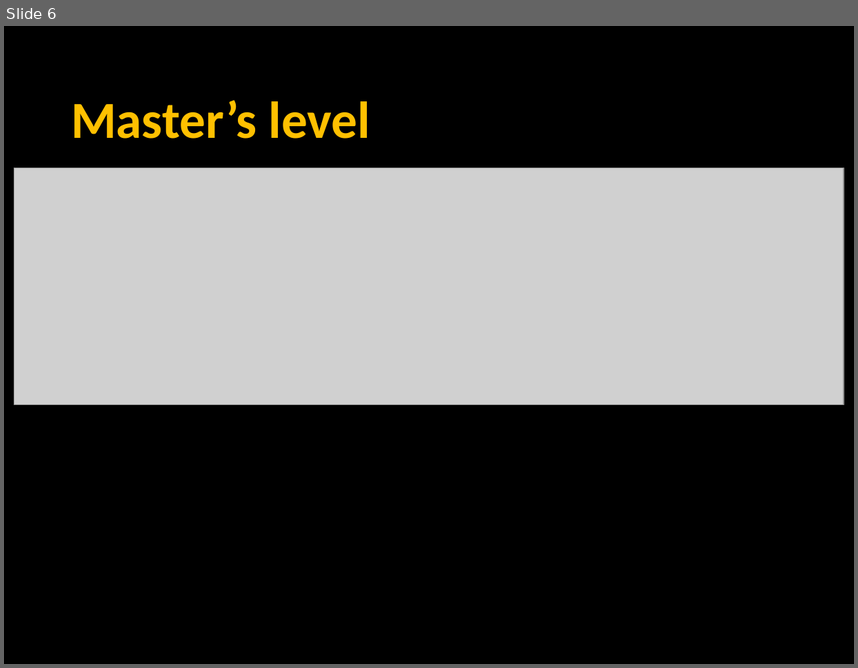
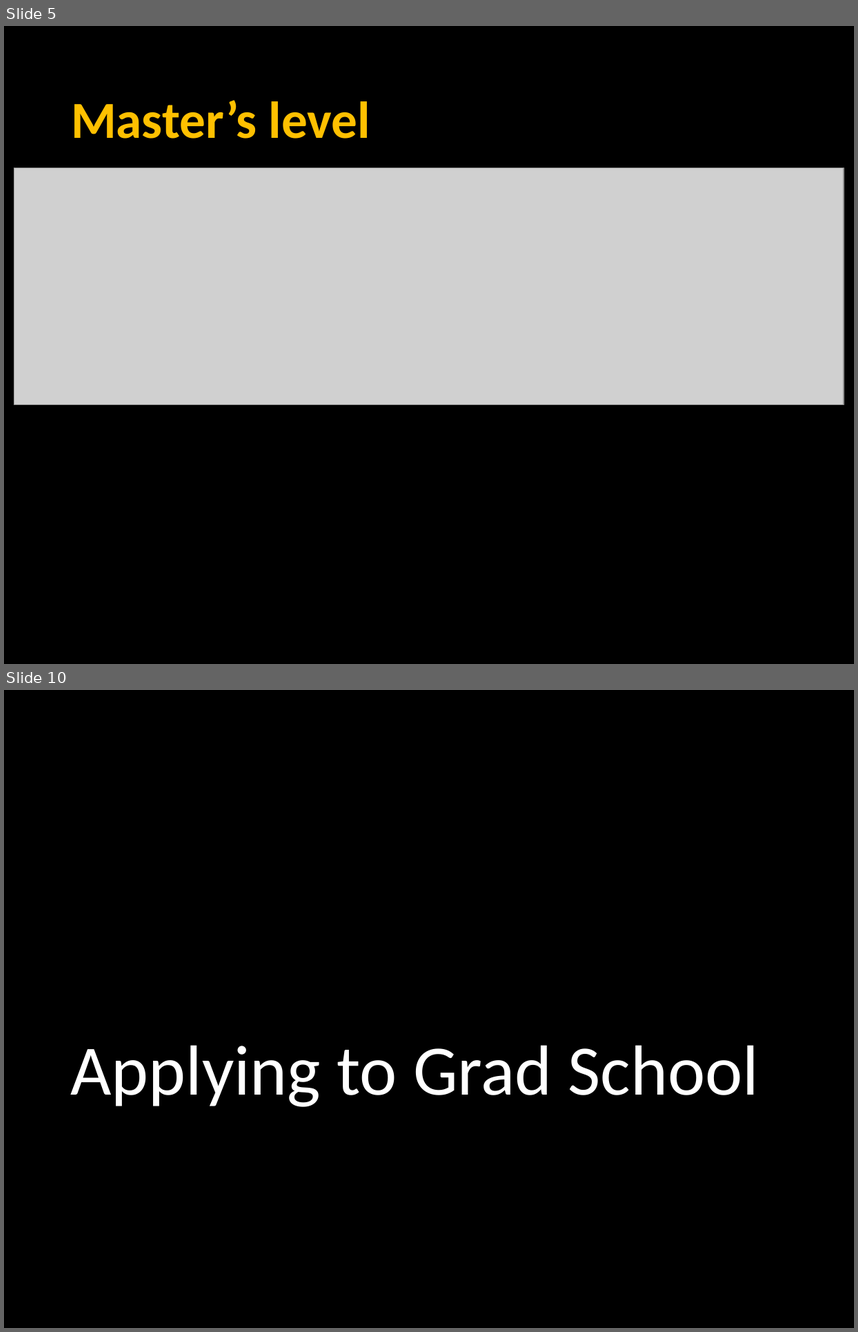
Before and after one commit to npm27/Teaching-Materials, a slide deck: Writing Fall 23/Slides/12 Week 14 Grad School Preview.pptx. Shown one above the other, each under a label of ours: slide 6 before the commit, slides 5 and 10 after it; the slides between them are not shown. The pictures are 858x668 and 858x1332 pixels, drawn with LibreOffice and Linux fonts; fonts in the diff are those of the drawing; grey boxes stand for pictures. Boxes give left, top, right and bottom in pixels: in the first picture for what was removed or moved away, otherwise in the second. Text is boxed around its words. In the diff, an @@ line names an element or a change of style, - is before the commit and + after.

```diff
--- a/Writing Fall 23/Slides/12 Week 14 Grad School Preview.pptx
+++ b/Writing Fall 23/Slides/12 Week 14 Grad School Preview.pptx
@@ slide 10 added at (4, 690, 854, 1328), background #000000 @@
@@ title added at (70, 1045, 759, 1107), 60 pt, text #FFFFFF @@
+Applying to Grad School
@@ what was slide 6 is now slide 5 @@
```
Also in this commit, not shown: 3 slides changed, 4 other slides added, 5 slides removed.
